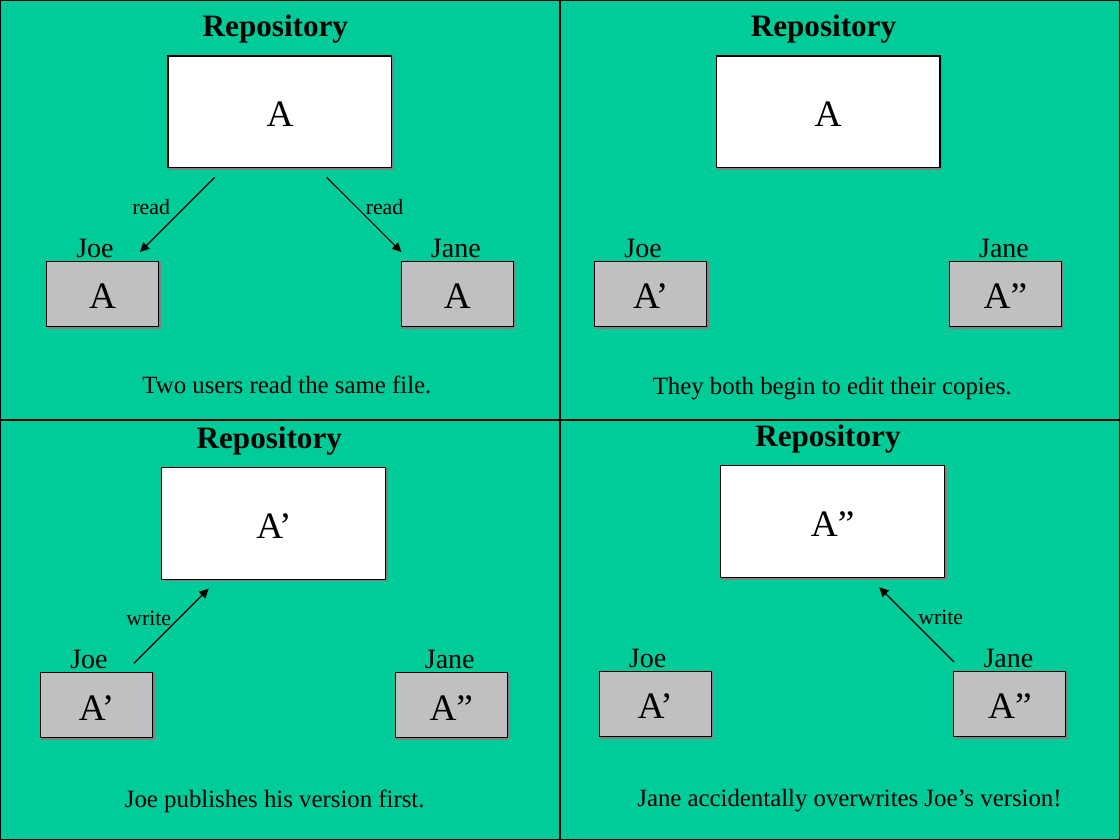
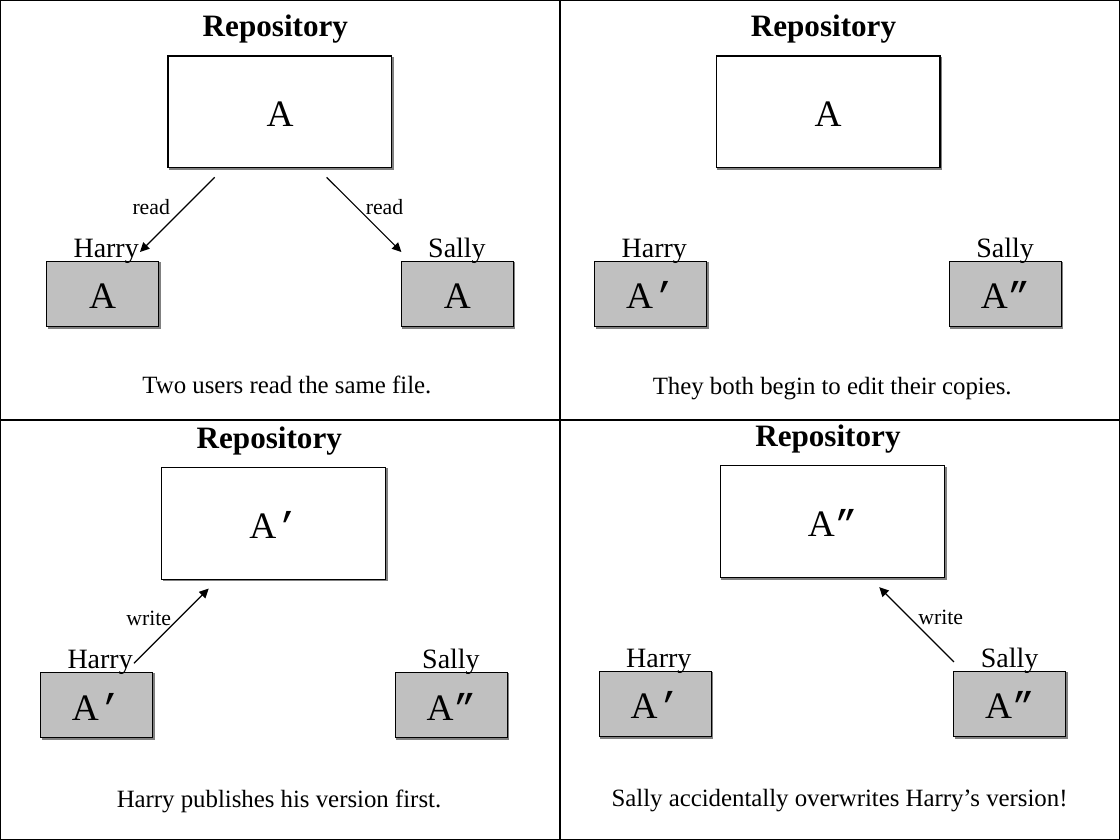
Before and after one commit to nabetaro/svnbook-ja, a slide deck: slide 2 of src/book/book/images/VersioningModels.ppt. Drawn at 1120x840 pixels with LibreOffice and Linux fonts; fonts in the diff are those of the drawing. Boxes give left, top, right and bottom in pixels: in the first picture for what was removed or moved away, otherwise in the second. Text is boxed around its words. In the diff, an @@ line names an element or a change of style, - is before the commit and + after.

```diff
--- a/src/book/book/images/VersioningModels.ppt
+++ b/src/book/book/images/VersioningModels.ppt
@@ text at bbox=[74, 238, 139, 263]: text changed @@
-Joe
+Harry
@@ text at bbox=[428, 237, 485, 263]: text changed @@
-Jane
+Sally
@@ text at bbox=[622, 238, 687, 263]: text changed @@
-Joe
+Harry
@@ text at bbox=[976, 237, 1033, 263]: text changed @@
-Jane
+Sally
@@ fill #00CC99 to none in 4 elements at bbox=[0, 0, 560, 420], bbox=[560, 0, 1120, 420], bbox=[0, 420, 560, 840], bbox=[560, 420, 1120, 840] @@
@@ text at bbox=[68, 649, 133, 674]: text changed @@
-Joe
+Harry
@@ text at bbox=[422, 648, 479, 674]: text changed @@
-Jane
+Sally
@@ text at bbox=[626, 648, 691, 673]: text changed @@
-Joe
+Harry
@@ text at bbox=[981, 647, 1038, 673]: text changed @@
-Jane
+Sally
@@ font Times New Roman to Courier New in "A’" in 4 elements at bbox=[595, 261, 707, 326], bbox=[162, 467, 386, 579], bbox=[40, 673, 152, 738], bbox=[599, 671, 711, 736] @@
@@ font Times New Roman to Courier New in "A”" in 4 elements at bbox=[950, 261, 1062, 326], bbox=[395, 673, 507, 738], bbox=[720, 466, 944, 578], bbox=[954, 671, 1066, 736] @@
@@ text at bbox=[117, 789, 441, 813]: text changed @@
-Joe publishes his version first.
+Harry publishes his version first.
@@ text at bbox=[612, 788, 1067, 812]: text changed @@
-Jane accidentally overwrites Joe’s version!
+Sally accidentally overwrites Harry’s version!
```
Also in this commit, not shown: 6 other slides changed, 14 other files.
